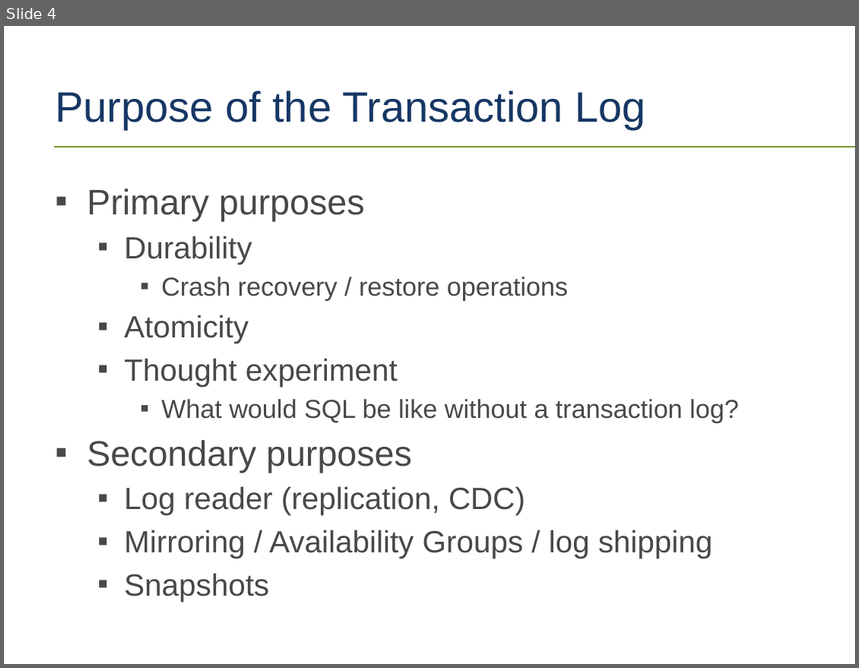
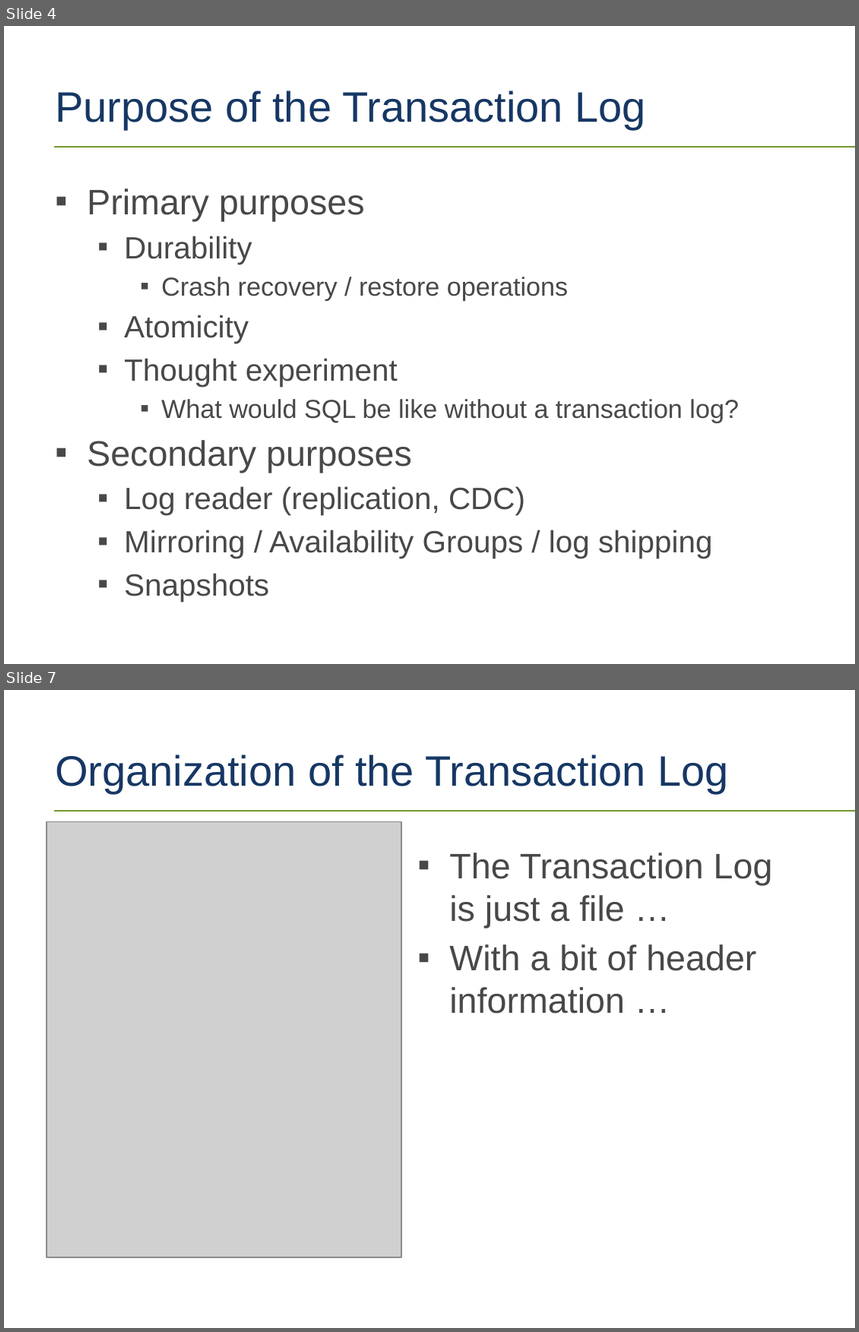
Before and after one commit to tf3604/LogFilePresentation, a slide deck: TransactionLog.pptx. Shown one above the other, each under a label of ours: slide 4 before the commit, slides 4 and 7 after it; the slides between them are not shown. The pictures are 859x668 and 859x1332 pixels, drawn with LibreOffice and Linux fonts; fonts in the diff are those of the drawing; grey boxes stand for pictures; background and template pictures are left out. Boxes give left, top, right and bottom in pixels: in the first picture for what was removed or moved away, otherwise in the second. Text is boxed around its words. In the diff, an @@ line names an element or a change of style, - is before the commit and + after.

Commit message:
Add Visio document for diagrams.  Add Organization of the log file.

```diff
--- a/TransactionLog.pptx
+++ b/TransactionLog.pptx
@@ slide 7 added at <box>4,690,855,1328</box>, background #FFFFFF; not listed: 1 template element that a slide beside it also shows @@
@@ title added at <box>55,755,728,793</box>, 36 pt, text #163764 @@
+Organization of the Transaction Log
@@ picture added at <box>47,822,401,1258</box> @@
@@ text added at <box>449,853,773,1014</box>, 30 pt, text #474947 @@
+▪ The Transaction Log is just a file …
+▪ With a bit of header information …
```
Also in this commit, not shown: 3 other slides added, 1 other file.
